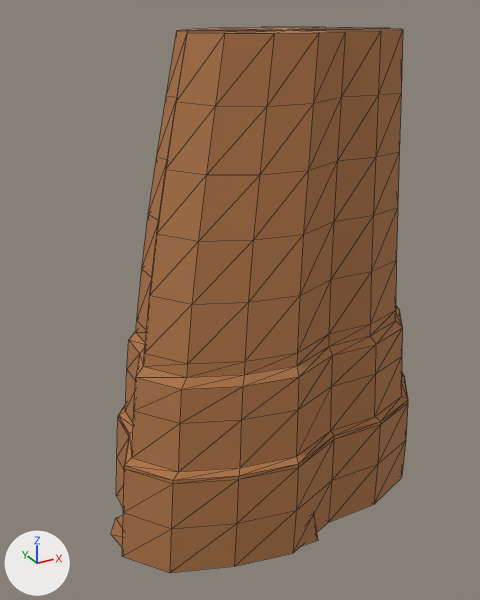
The FBX model RawAssets/Canyon/FBX/SM_CinderCanyon_Rock_C_LOD1.fbx, before and after one commit.
Camera for both pictures: a 50 mm camera at (-0.873, -1.474, 1.329) aimed at (-0.059, 0.006, 0.588). Arrows for +X, +Y and +Z are at lower left; the lights stay in place. The picture after the commit comes second. Mesh edges are drawn as thin lines. Where no turn or scale is listed for an object, it has been applied to the vertices.

Names of what the first picture shows: 'SM_CinderCanyon_Rock_C_LOD1'.
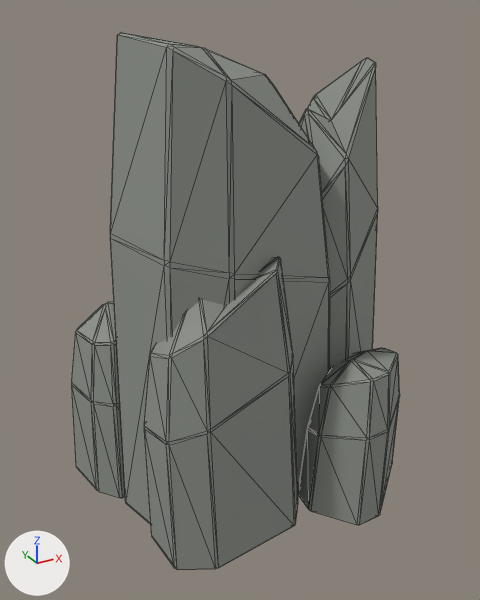
Diff of the bpy script that builds the scene:
```diff
--- a/RawAssets/Canyon/FBX/SM_CinderCanyon_Rock_C_LOD1.fbx.py
+++ b/RawAssets/Canyon/FBX/SM_CinderCanyon_Rock_C_LOD1.fbx.py
@@ mat_m_cindercanyonrock @@
 mat_m_cindercanyonrock = principled_material('M_CinderCanyonRock')
-mat_m_cindercanyonrock.base_color = (0.43, 0.18, 0.065)  # brown #af7648
+mat_m_cindercanyonrock.base_color = (0.27, 0.29, 0.26)  # grey #8e938b
 mat_m_cindercanyonrock.roughness = 0.9
@@ me_sm_cindercanyon_rock_c_lod1_mesh_001 @@
 # used by ob_sm_cindercanyon_rock_c_lod1; location = (0.0, 0.0, 0.0)
-me_sm_cindercanyon_rock_c_lod1_mesh_001.from_pydata(...)  # 310 vertices, 588 faces; spans x -0.5..0.5, y -0.36..0.36, z 0.0..1.28
+me_sm_cindercanyon_rock_c_lod1_mesh_001.from_pydata(...)  # 490 vertices, 960 faces; spans x -0.5..0.5, y -0.36..0.36, z 0.0..1.28
+# me_sm_cindercanyon_rock_c_lod1_mesh_001 part 1: the loose piece of 254 vertices spanning x -0.5..0.5, y -0.36..0.36, z 0.005..1.28 is rebuilt with 98 vertices and now spans x -0.421..0.295, y -0.232..0.319, z 0.0..1.28
+# me_sm_cindercanyon_rock_c_lod1_mesh_001 part 2: a new loose piece of 98 vertices spanning x 0.088..0.5, y -0.1..0.333, z 0.019..1.199, in mat_m_cindercanyonrock (grey #8e938b)
+# me_sm_cindercanyon_rock_c_lod1_mesh_001 part 3: a new loose piece of 98 vertices spanning x -0.405..0.023, y -0.309..-0.001, z 0.0..0.776, in mat_m_cindercanyonrock (grey #8e938b)
+# me_sm_cindercanyon_rock_c_lod1_mesh_001 part 4: a new loose piece of 98 vertices spanning x 0.032..0.419, y -0.36..0.039, z 0.0..0.45, in mat_m_cindercanyonrock (grey #8e938b)
+# me_sm_cindercanyon_rock_c_lod1_mesh_001 part 5: a new loose piece of 98 vertices spanning x -0.5..-0.201, y 0.061..0.36, z 0.0..0.569, in mat_m_cindercanyonrock (grey #8e938b)
+# me_sm_cindercanyon_rock_c_lod1_mesh_001 part 6: 6 loose pieces with 48 vertices, spanning x -0.5..0.381, y -0.351..0.299, z 0.0..0.562, are deleted
+# other edits to the shape of me_sm_cindercanyon_rock_c_lod1_mesh_001 do not show in these pictures
 me_sm_cindercanyon_rock_c_lod1_mesh_001.materials.append(mat_m_cindercanyonrock)
```

Changed parts and their boxes [x1, y1, x2, y2] in the pictures (480 x 600 px):
'SM_CinderCanyon_Rock_C_LOD1', recoloured, reshaped (10% wider): before [111, 27, 408, 573]; after [72, 32, 400, 570]
part 1 of me_sm_cindercanyon_rock_c_lod1_mesh_001, rebuilt (25% narrower, 10% shorter): before [116, 27, 408, 573]; after [110, 32, 330, 524]
part 2 of me_sm_cindercanyon_rock_c_lod1_mesh_001, added: after [299, 58, 378, 370]
part 3 of me_sm_cindercanyon_rock_c_lod1_mesh_001, added: after [144, 257, 298, 570]
part 4 of me_sm_cindercanyon_rock_c_lod1_mesh_001, added: after [298, 348, 400, 525]
part 5 of me_sm_cindercanyon_rock_c_lod1_mesh_001, added: after [72, 301, 125, 498]
part 6 of me_sm_cindercanyon_rock_c_lod1_mesh_001, deleted (mostly hidden): before [111, 513, 318, 547]
